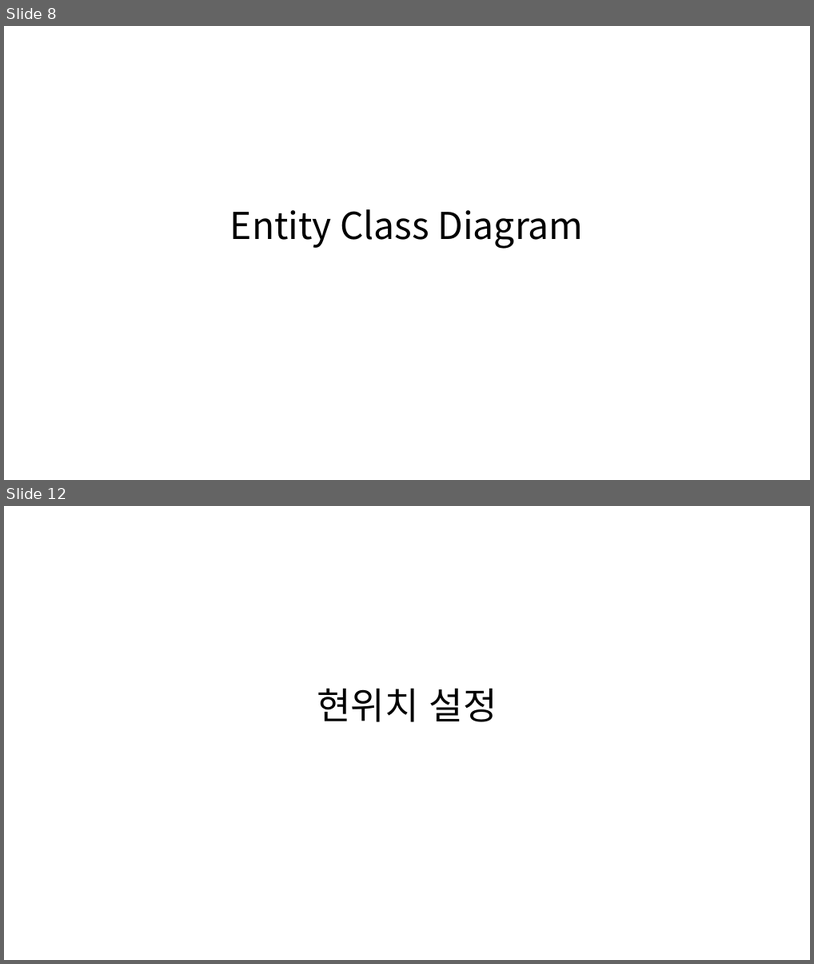
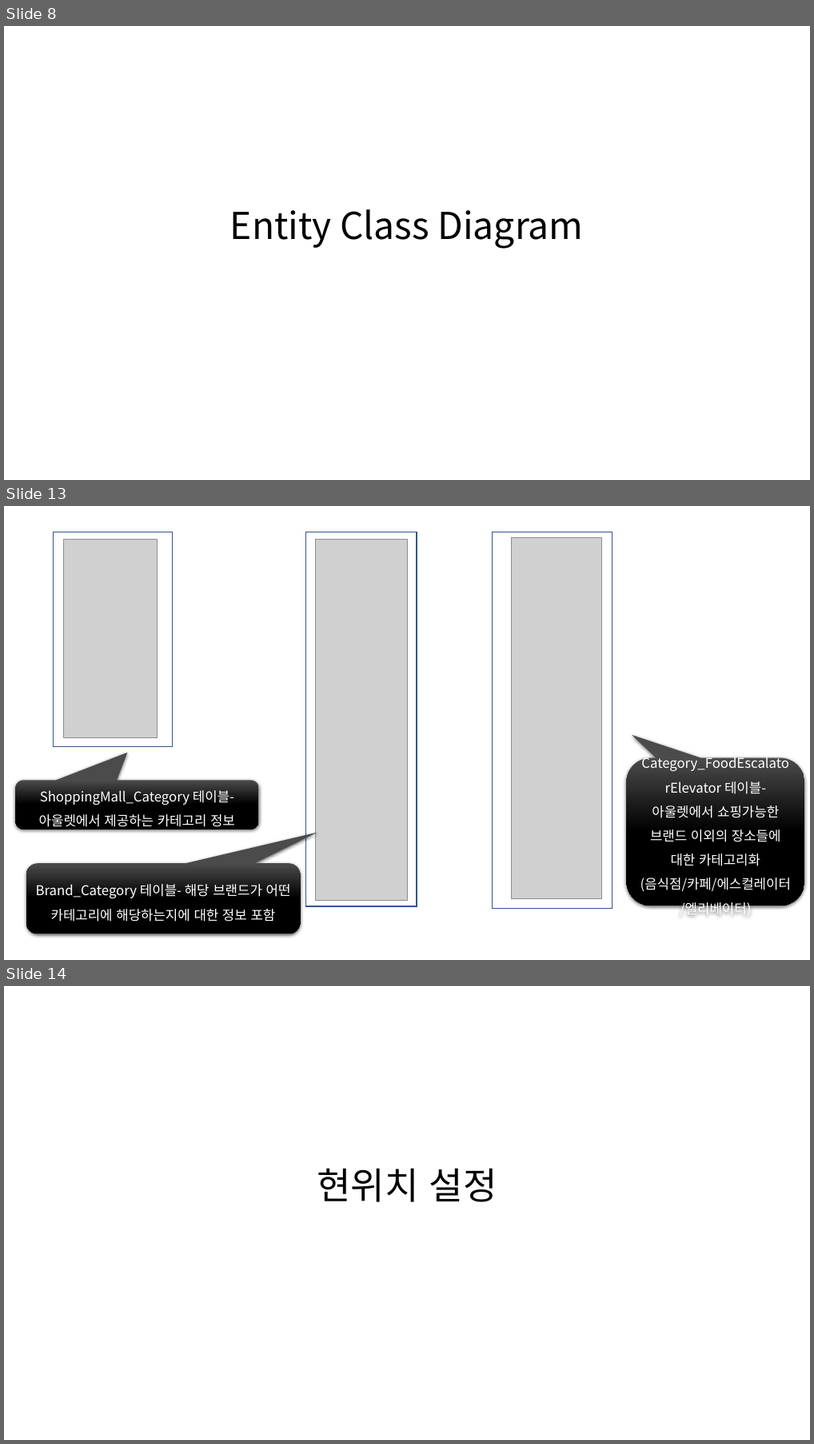
Before and after one commit to majung2/pumasi, a slide deck: 5조_SAD1.0.pptx. Shown one above the other, each under a label of ours: slides 8 and 12 before the commit, slides 8, 13 and 14 after it; the slides between them are not shown. The pictures are 814x964 and 814x1444 pixels, drawn with LibreOffice and Linux fonts; fonts in the diff are those of the drawing; grey boxes stand for pictures. Boxes give left, top, right and bottom in pixels: in the first picture for what was removed or moved away, otherwise in the second. Text is boxed around its words. In the diff, an @@ line names an element or a change of style, - is before the commit and + after.

```diff
--- a/5조_SAD1.0.pptx
+++ b/5조_SAD1.0.pptx
@@ slide 13 added at box(4, 506, 810, 960), background #FFFFFF @@
@@ rectangle added at box(53, 532, 173, 747), outline #325491 1 pt @@
@@ picture added at box(64, 540, 157, 737) @@
@@ rectangle added at box(306, 532, 417, 906), outline #325491 1 pt @@
@@ picture added at box(315, 540, 407, 900) @@
@@ rectangle added at box(493, 532, 613, 908), outline #325491 1 pt @@
@@ picture added at box(511, 538, 602, 899) @@
@@ rounded speech box added at box(627, 758, 806, 905), fill gradient #4B4B4B to #000000, 16 pt, text #FFFFFF @@
+Category_FoodEscalatorElevator 테이블- 아울렛에서 쇼핑가능한 브랜드 이외의 장소들에 대한 카테고리화(음식점/카페/에스컬레이터/엘리베이터)
@@ rounded speech box added at box(15, 780, 258, 829), fill gradient #4B4B4B to #000000, 16 pt, text #FFFFFF @@
+ShoppingMall_Category 테이블- 아울렛에서 제공하는 카테고리 정보
@@ rounded speech box added at box(26, 863, 301, 934), fill gradient #4B4B4B to #000000, 16 pt, text #FFFFFF @@
+Brand_Category 테이블- 해당 브랜드가 어떤 카테고리에 해당하는지에 대한 정보 포함
@@ what was slide 12 is now slide 14 @@
```
Also in this commit, not shown: 1 slide changed, 2 other slides added, 1 slide removed, 1 other file.
